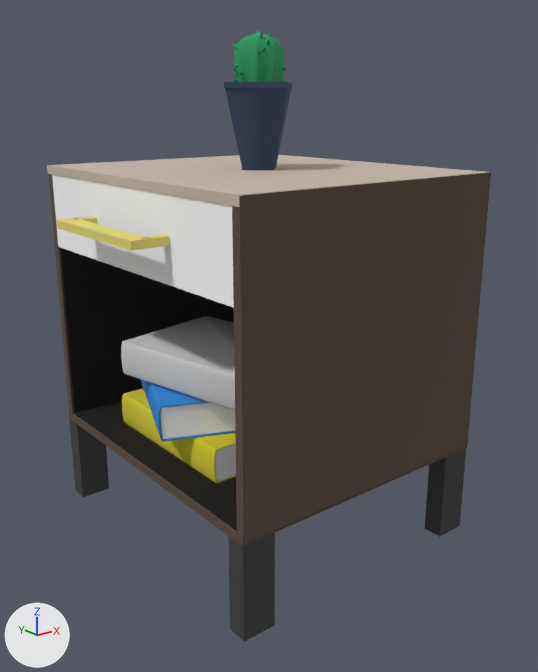
The OBJ model ProyectoFinal/ProyectoFinal/Models/Room/BedsideFurniture/furniture.obj, before and after one commit.
Rendered twice from a 50 mm camera at (-1.228, -1.585, 1.132) aimed at (-0.013, -0.066, 0.524). Lighting does not change. The marker at lower left points along +X, +Y and +Z. Where no turn or scale is listed for an object, it has been applied to the vertices.

Names of what the first picture shows: 'furniture'.
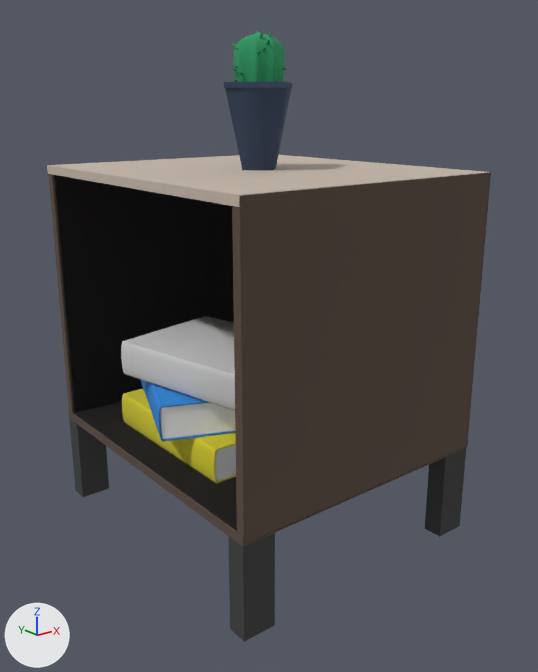
Commit message: Separación de cajón del mueble de la cama

Pixel boxes [x1, y1, x2, y2] of what changed, in the pictures (538 x 672 px):
part 1 of me_furniture, deleted (yellow): before [57, 218, 149, 251]
part 2 of me_furniture, deleted: before [146, 234, 170, 248]
part 3 of me_furniture, deleted: before [52, 175, 234, 308]
part 4 of me_furniture, deleted: before [75, 216, 98, 224]

The change in detail:
me_furniture has 3275 vertices, 3171 faces and spans x -0.482..0.396, y -0.445..0.446, z -0.039..1.303.
me_furniture is used by ob_furniture; location (0.0, 0.0, 0.0).
me_furniture part 1: the loose piece of 8 vertices spanning x -0.482..-0.433, y -0.187..0.187, z 0.834..0.855 is deleted.
me_furniture part 2: the loose piece of 8 vertices spanning x -0.44..-0.378, y -0.187..-0.161, z 0.834..0.855 is deleted.
me_furniture part 3: the loose piece of 8 vertices spanning x -0.386..0.271, y -0.425..0.425, z 0.742..0.95 is deleted.
me_furniture part 4: the loose piece of 8 vertices spanning x -0.44..-0.378, y 0.161..0.187, z 0.834..0.855 is deleted.
me_furniture no longer uses material mat_lambert7sg (picture img_light_gold_png).
